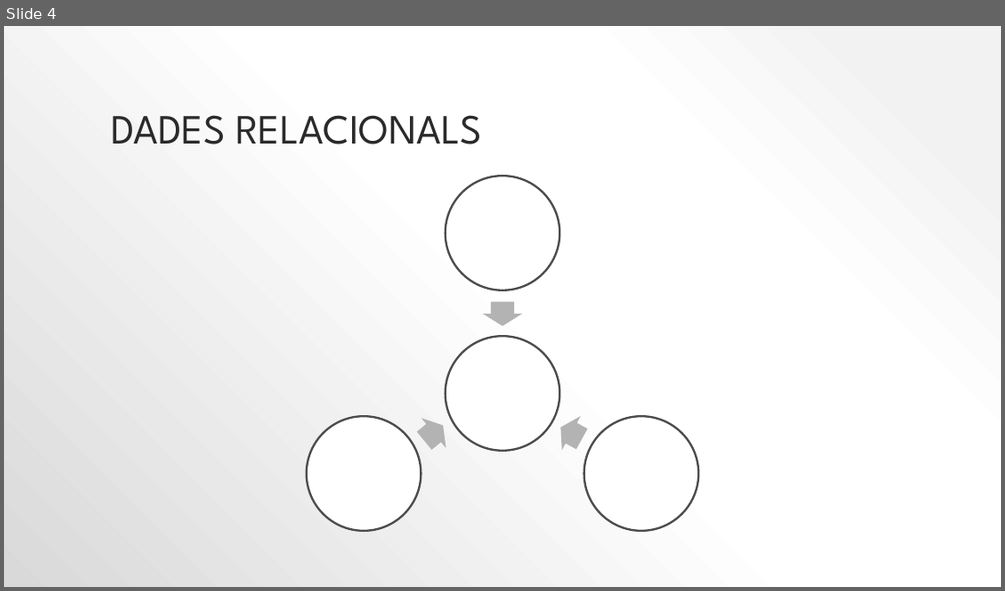
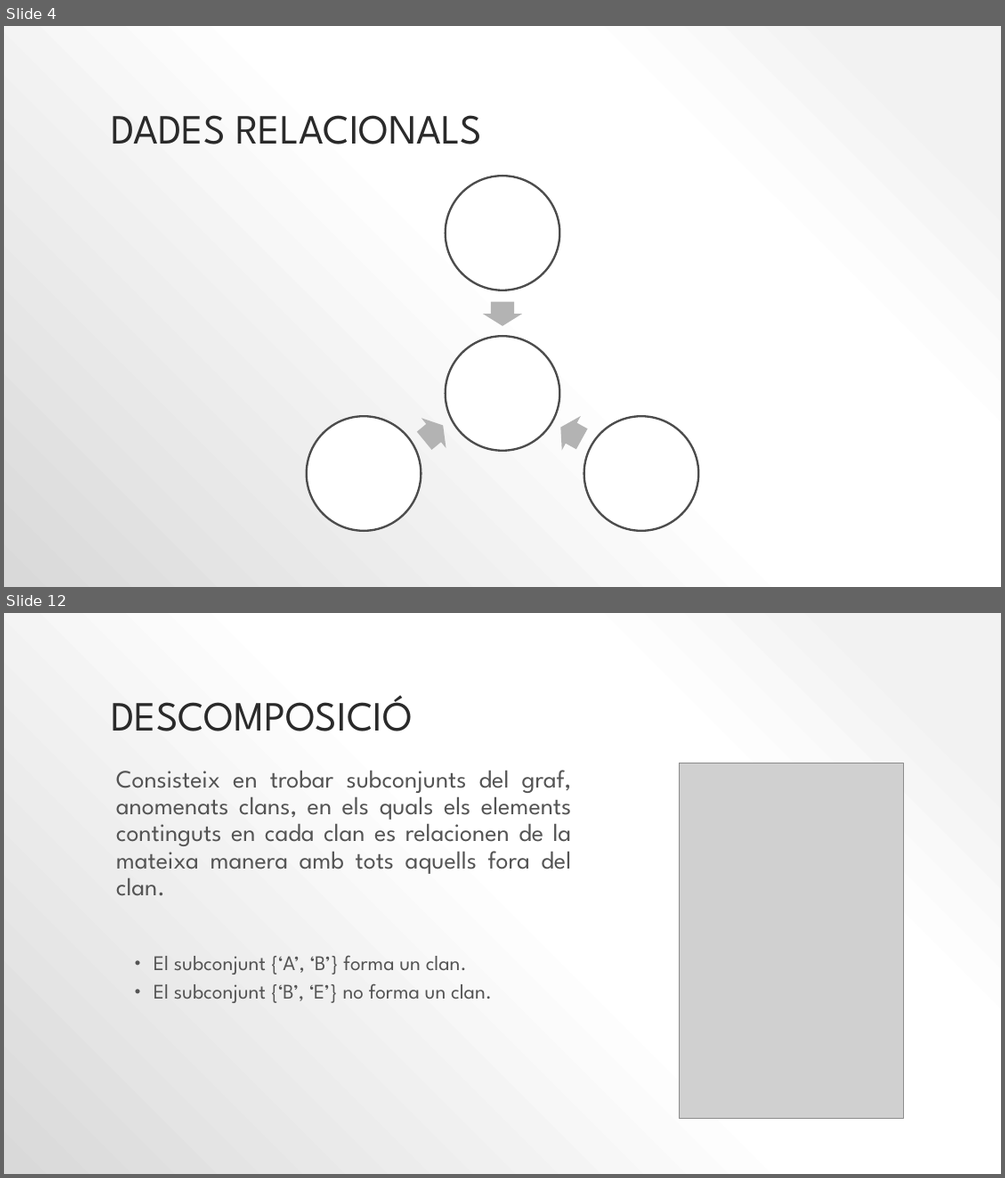
Before and after one commit to lrodrin/TFG, a slide deck: presentació.pptx. Shown one above the other, each under a label of ours: slide 4 before the commit, slides 4 and 12 after it; the slides between them are not shown. The pictures are 1005x591 and 1005x1178 pixels, drawn with LibreOffice and Linux fonts; fonts in the diff are those of the drawing; grey boxes stand for pictures. Boxes give left, top, right and bottom in pixels: in the first picture for what was removed or moved away, otherwise in the second. Text is boxed around its words. In the diff, an @@ line names an element or a change of style, - is before the commit and + after.

```diff
--- a/presentació.pptx
+++ b/presentació.pptx
@@ slide 12 added at <box>4,613,1001,1174</box>, background gradient #F2F2F2 to #FFFFFF to #D9D9D9 @@
@@ title added at <box>111,695,412,731</box>, 40 pt, text #2A2A2A @@
+DESCOMPOSICIÓ
@@ text added at <box>116,770,572,1003</box>, 24 pt, text #545454 @@
+Consisteix en trobar subconjunts del graf, anomenats clans, en els quals els elements continguts en cada clan es relacionen de la mateixa manera amb tots aquells fora del clan.
+  • El subconjunt {‘A’, ‘B’} forma un clan.
+  • El subconjunt {‘B’, ‘E’} no forma un clan.
@@ picture added at <box>680,763,904,1118</box> @@
```
Also in this commit, not shown: 9 other slides added, 5 slides removed, 1 other file.
